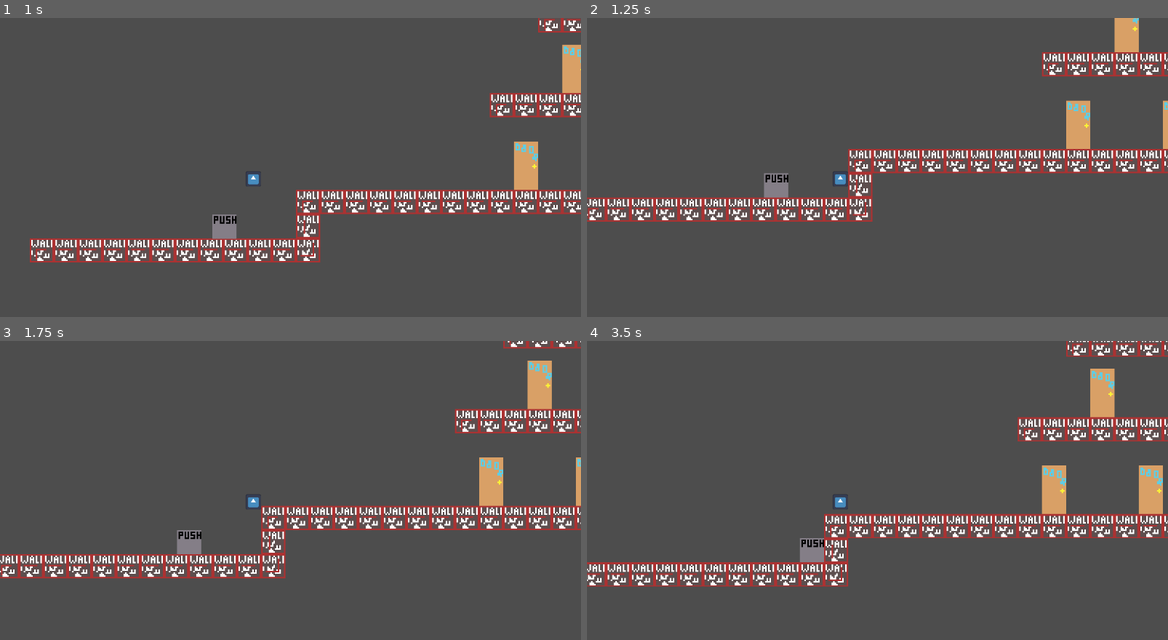
Above: before the commit, frames 1-4 (two rows, left to right).
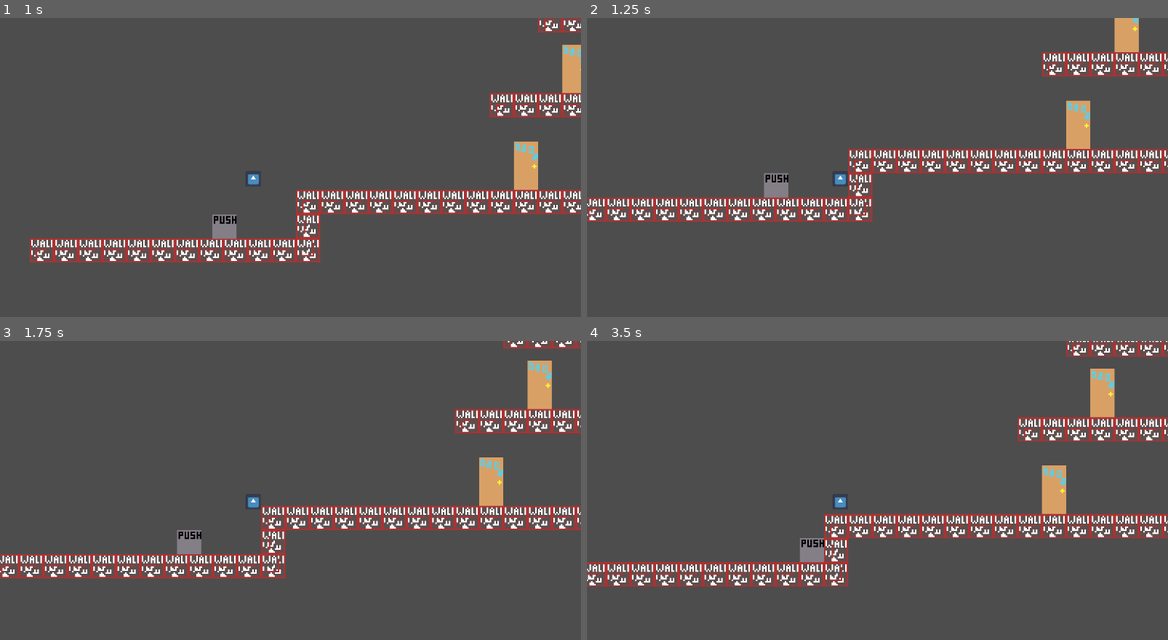
Above: after the commit, the same moments.

Repository: Plackett/LD57
Game: Godot game, scene res://scenes/level_1.tscn
Two runs of this game, one before a commit and one after it. Both use one fixed random seed, a clock stepped at 60 frames per second and the inputs below. The engine's default icon, where the game draws it, is replaced by a stand-in: a white triangle on a blue panel in a dark square.
Inputs:
- Up to frame 1 (1 s): tap Enter (ui_accept) at 0.5, 0.77 s; hold Right (ui_right) from 0.53 s (still down)
- Up to frame 2 (1.25 s): keep holding Right (ui_right)
- Up to frame 3 (1.75 s): keep holding Right (ui_right); tap Enter (ui_accept) at 1.52 s
- Up to frame 4 (3.5 s): release Right (ui_right) at 2.03 s; hold Left (ui_left) 2.03-2.78 s; hold Right (ui_right) from 2.78 s (still down); tap Enter (ui_accept) at 3.02 s

Frame 1 is identical in both runs. In frame 2, 0.1% of the frame differs, in the area x 99-100%, y 27-44%; in frame 3, 0.1%; in frame 4, 0.7%, in the area x 94-100%, y 41-58%.

Commit message:
removed a door

Diff:
--- a/scenes/level_1.tscn
+++ b/scenes/level_1.tscn
@@ -10,7 +10,7 @@
 [node name="Level1" type="Node2D"]
 
 [node name="TileMapLayer" parent="." instance=ExtResource("1_bswci")]
-tile_map_data = PackedByteArray("AAD+/wEAAAABAAAAAAAAAAEAAAA …(320 unchanged characters)… BAAAAAAAEAAEAAAABAAAAAAAIAP//AAAAAAEAAAAiAPr/AAADAAAAAAAqAPr/AAADAAAAAAAmAPL/AAADAAAAAAAeAPL/AAA …(667 unchanged characters)…
+tile_map_data = PackedByteArray("AAD+/wEAAAABAAAAAAAAAAEAAAA …(320 unchanged characters)… BAAAAAAAEAAEAAAABAAAAAAAIAP//AAAAAAEAAAAqAPr/AAADAAAAAAAmAPL/AAADAAAAAAAeAPL/AAA …(667 unchanged characters)…
 
 [node name="CharacterBody2D" parent="." instance=ExtResource("2_rus8k")]
 position = Vector2(-49, 7)
